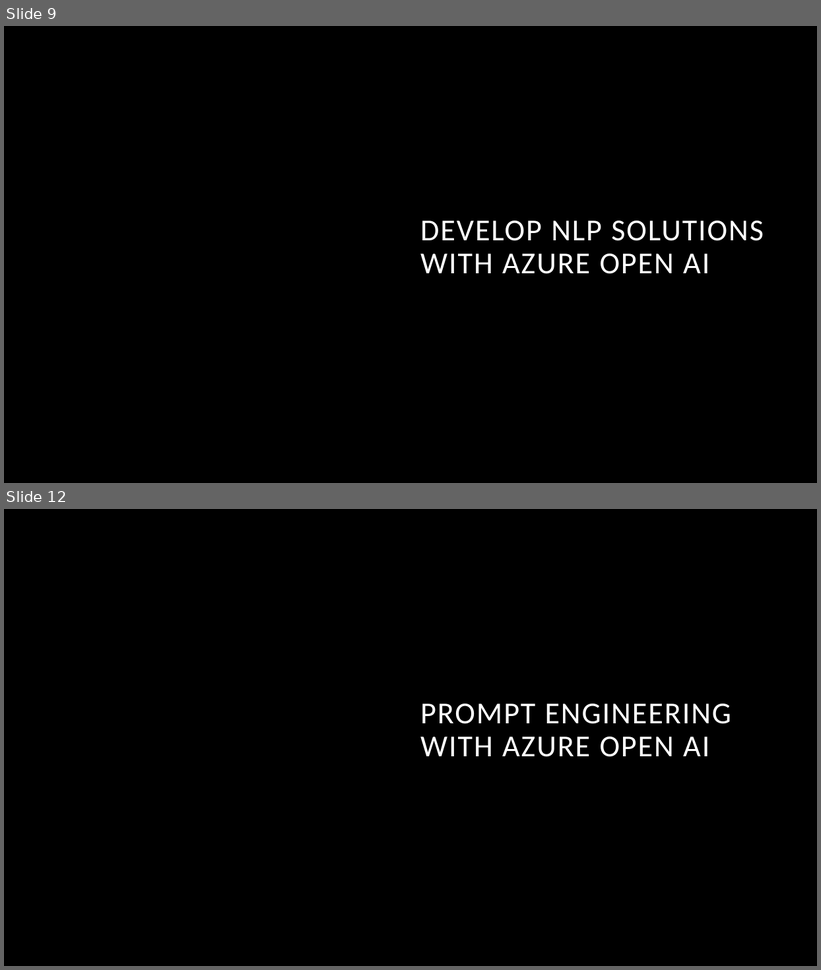
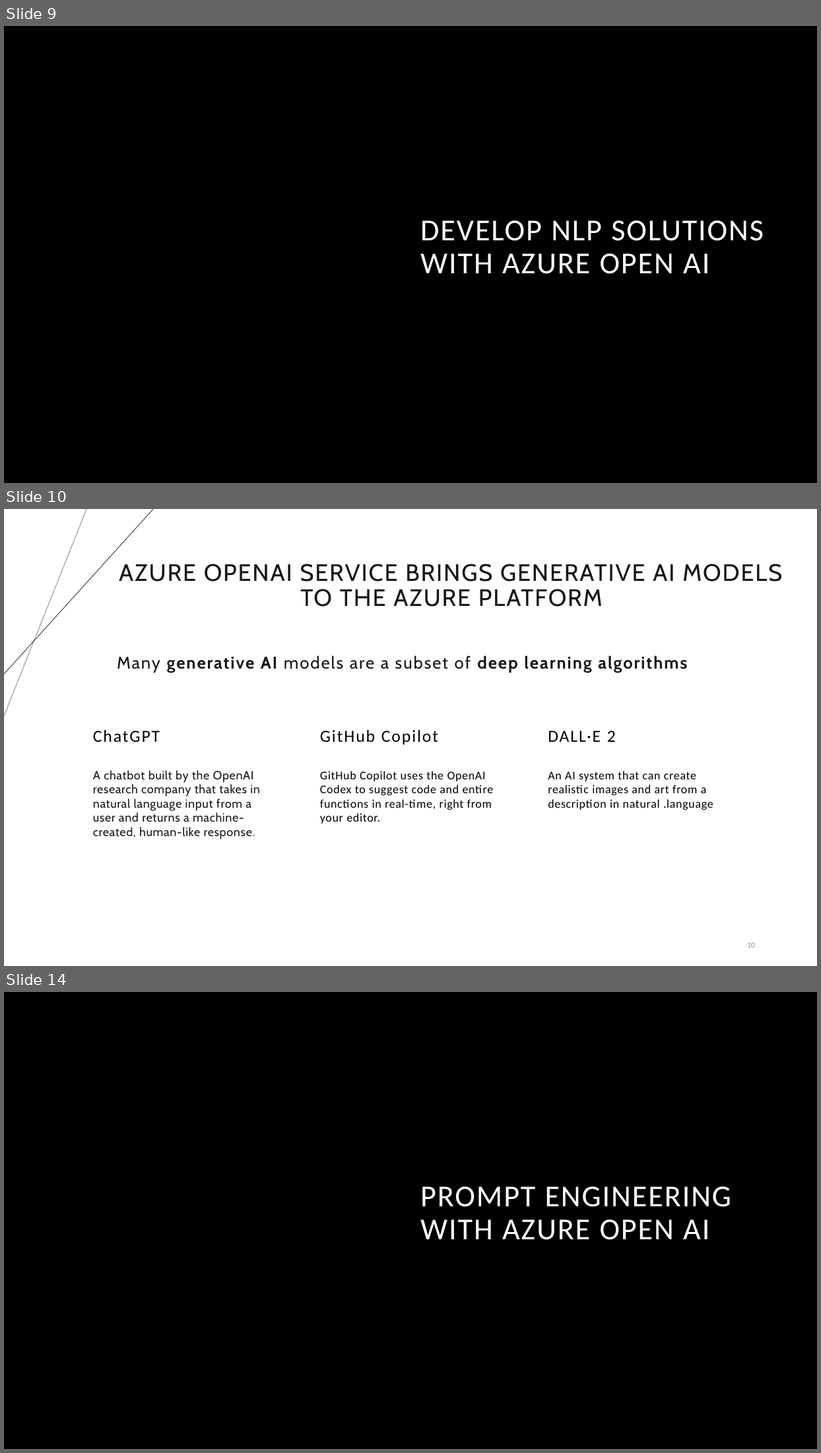
Before and after one commit to sujoy-saha/Develop-AI-solutions-with-Azure-AI, a slide deck: 6. Develop AI solutions with Azure OpenAI/Develop AI solutions with Azure OpenAI.pptx. Shown one above the other, each under a label of ours: slides 9 and 12 before the commit, slides 9, 10 and 14 after it; the slides between them are not shown. The pictures are 821x970 and 821x1453 pixels, drawn with LibreOffice and Linux fonts; fonts in the diff are those of the drawing; background and template pictures are left out. Boxes give left, top, right and bottom in pixels: in the first picture for what was removed or moved away, otherwise in the second. Text is boxed around its words. In the diff, an @@ line names an element or a change of style, - is before the commit and + after.

```diff
--- a/6. Develop AI solutions with Azure OpenAI/Develop AI solutions with Azure OpenAI.pptx
+++ b/6. Develop AI solutions with Azure OpenAI/Develop AI solutions with Azure OpenAI.pptx
@@ slide 10 added at (4,509,817,966), background #FFFFFF @@
@@ line added from (86, 509) to (4, 716), #000000 0.25 pt @@
@@ line added from (153, 509) to (4, 674), #000000 0.5 pt @@
@@ title added at (119,564,782,607), 28 pt, text #161616 @@
+AZURE OPENAI SERVICE BRINGS GENERATIVE AI MODELS TO THE AZURE PLATFORM
@@ text added at (117,656,687,672), 20 pt, text #161616, bold @@
+Many generative AI models are a subset of deep learning algorithms
@@ text added at (93,730,160,742), 20 pt, text #000000 @@
+ChatGPT
@@ text added at (320,730,438,745), 20 pt, text #000000 @@
+GitHub Copilot
@@ text added at (548,731,616,742), 20 pt, text #000000 @@
+DALL·E 2
@@ text added at (93,770,260,840), 14 pt, text #161616 @@
+A chatbot built by the OpenAI research company that takes in natural language input from a user and returns a machine-created, human-like response.
@@ text added at (320,771,494,824), 14 pt, text #000000 @@
+GitHub Copilot uses the OpenAI Codex to suggest code and entire functions in real-time, right from your editor.
@@ text added at (548,771,714,810), 14 pt, text #000000 @@
+An AI system that can create realistic images and art from a description in natural .language
@@ page number added at (747,943,755,948), 9 pt, text #8C8C8C @@
+10
@@ what was slide 12 is now slide 14 @@
```
Also in this commit, not shown: 8 other slides added, 5 slides removed, 5 other files.
